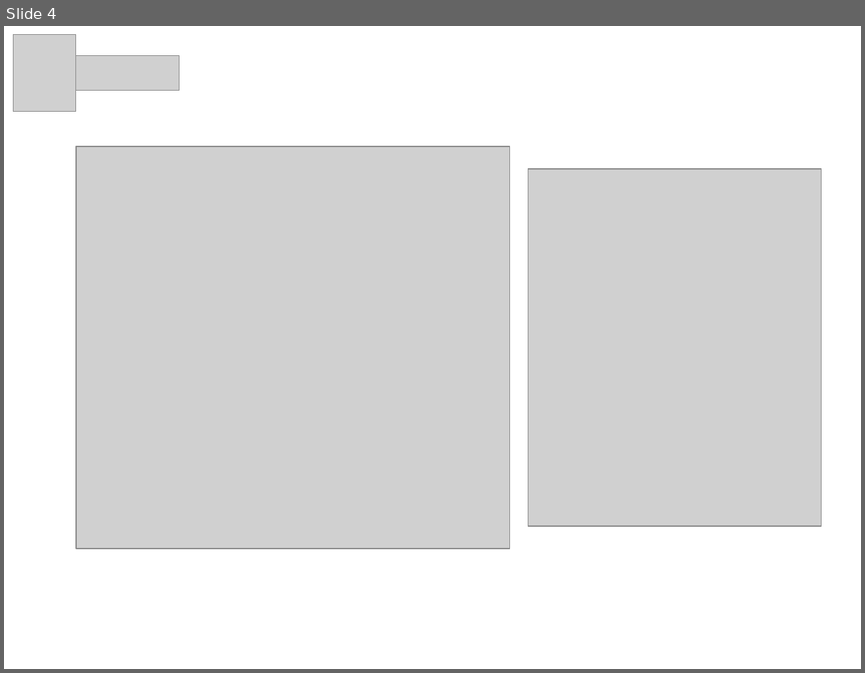
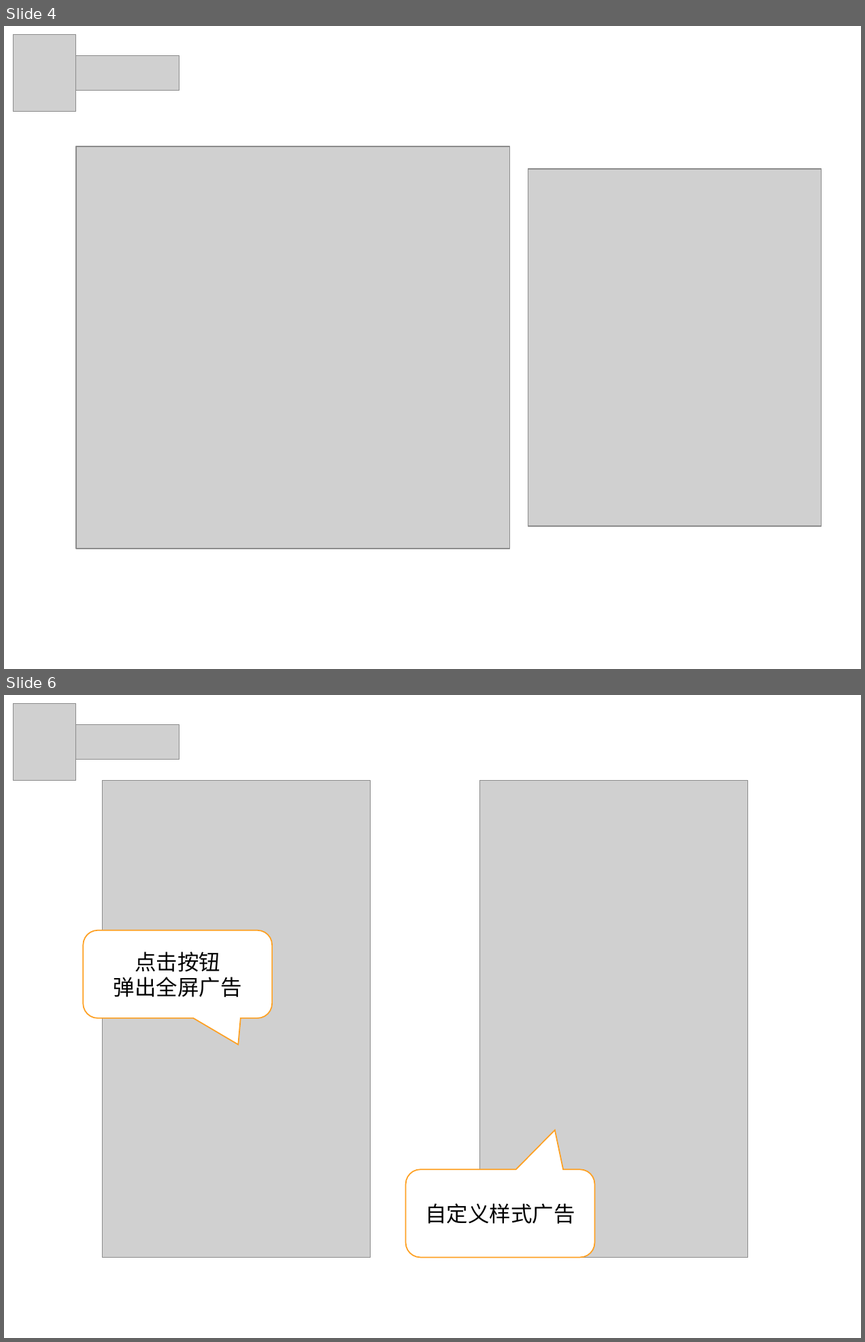
Before and after one commit to cingL/presentation, a slide deck: pre.ppt. Shown one above the other, each under a label of ours: slide 4 before the commit, slides 4 and 6 after it; the slides between them are not shown. The pictures are 865x673 and 865x1342 pixels, drawn with LibreOffice and Linux fonts; fonts in the diff are those of the drawing; grey boxes stand for pictures; background and template pictures are left out. Boxes give left, top, right and bottom in pixels: in the first picture for what was removed or moved away, otherwise in the second. Text is boxed around its words. In the diff, an @@ line names an element or a change of style, - is before the commit and + after.

```diff
--- a/pre.ppt
+++ b/pre.ppt
@@ slide 6 added at <box>4,695,861,1338</box>, background picture (left out) @@
@@ picture added at <box>14,704,76,781</box> @@
@@ picture added at <box>76,725,179,759</box> @@
@@ picture added at <box>103,781,371,1257</box> @@
@@ picture added at <box>479,781,748,1257</box> @@
@@ rounded speech box added at <box>83,930,271,1017</box>, fill #FFFFFF, outline #FEA022 0.99 pt, 18 pt, text #000000 @@
+点击按钮
+弹出全屏广告
@@ rounded speech box added at <box>406,1169,595,1256</box>, fill #FFFFFF, outline #FEA022 0.99 pt, 18 pt, text #000000 @@
+自定义样式广告
```
Also in this commit, not shown: 4 slides changed, 1 other slide added, 1 slide removed, 1 other file.
